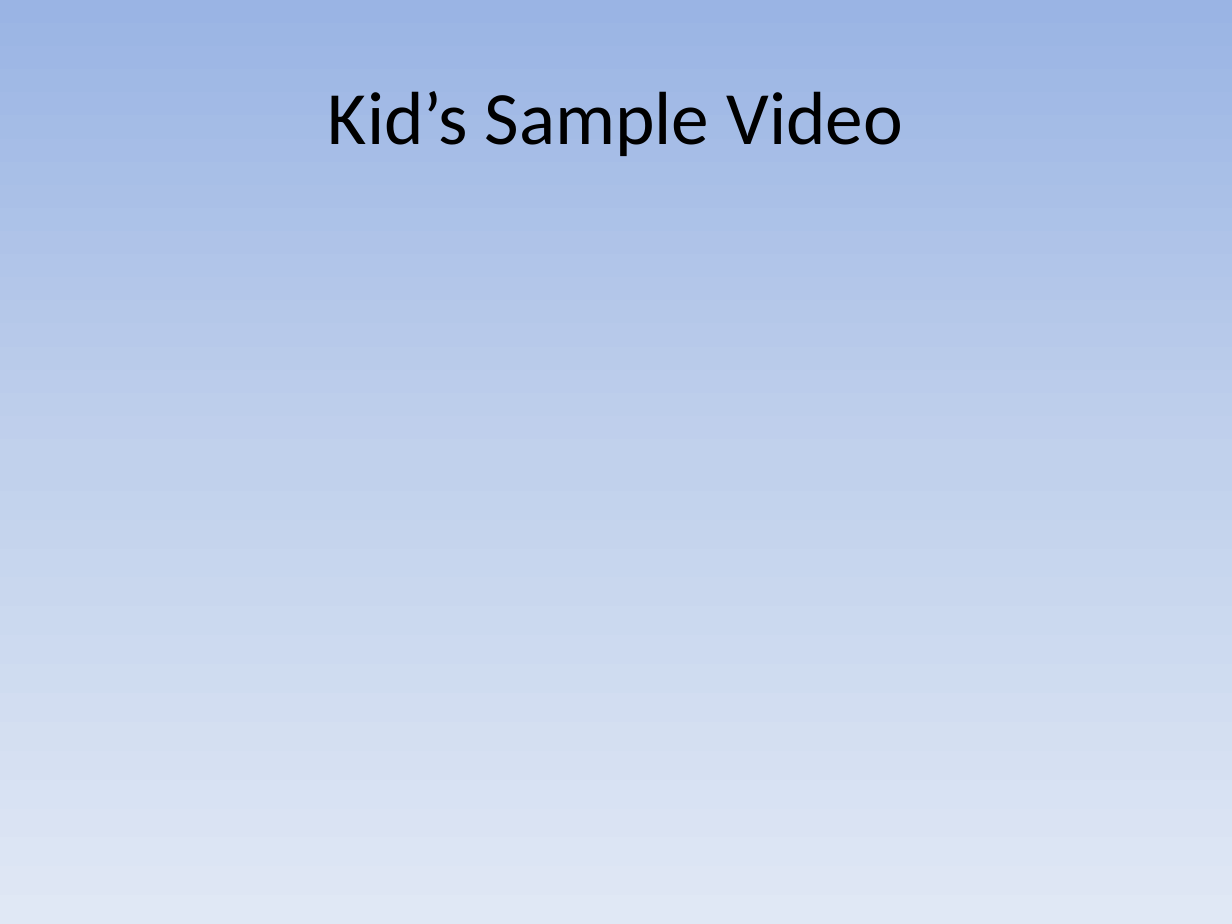
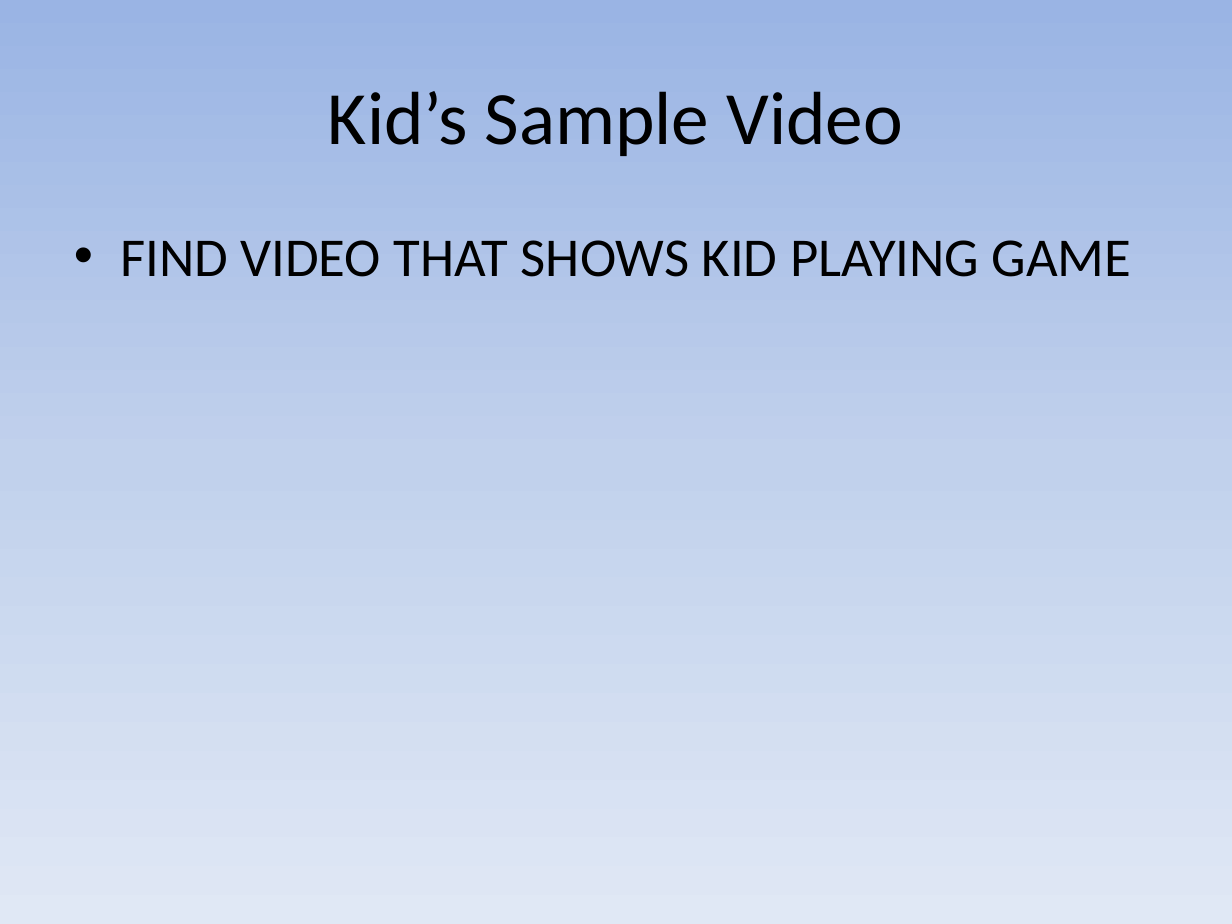
Before and after one commit to ejyoon/neginhib, a slide deck: slide 9 of Stephen_Final_Presentation/CSLI Final Presentation Stephen Powell.pptx (slide 6 before the commit). Drawn at 1232x924 pixels with LibreOffice and Linux fonts; fonts in the diff are those of the drawing. Boxes give left, top, right and bottom in pixels: in the first picture for what was removed or moved away, otherwise in the second. Text is boxed around its words. In the diff, an @@ line names an element or a change of style, - is before the commit and + after.

```diff
--- a/Stephen_Final_Presentation/CSLI Final Presentation Stephen Powell.pptx
+++ b/Stephen_Final_Presentation/CSLI Final Presentation Stephen Powell.pptx
@@ text added at (120,240,1132,277), 32 pt, text #000000 @@
+• FIND VIDEO THAT SHOWS KID PLAYING GAME
```
Also in this commit, not shown: 5 other slides changed, 5 slides added, 3 slides removed.
